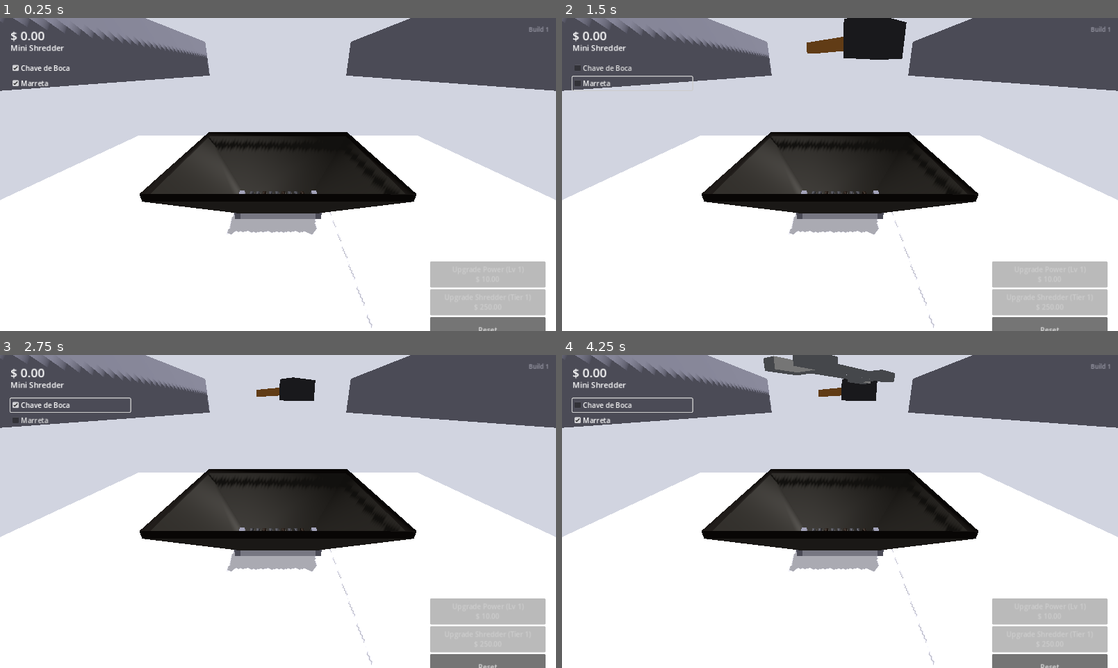
Above: before the commit, frames 1-4 (two rows, left to right).
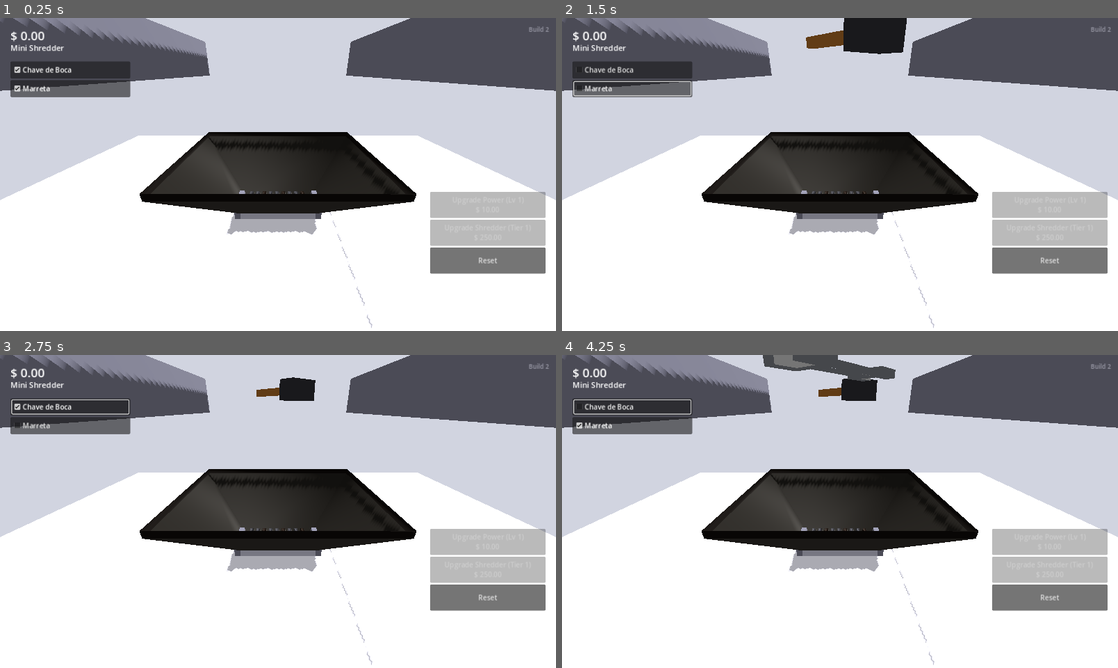
Above: after the commit, the same moments.

Repository: egongabaldo/deadweight
Game: Godot game, scene res://scenes/Main.tscn
Same seed, same stepped clock (60 frames per second), same inputs: the game is played once before the commit and once after it.
Inputs:
- Up to frame 1 (0.25 s): no input
- Up to frame 2 (1.5 s): click "Chave de Boca" at 0.5 s; click "Marreta" at 1.25 s
- Up to frame 3 (2.75 s): click "Chave de Boca" at 2 s
- Up to frame 4 (4.25 s): click "Marreta" at 2.75 s; click "Chave de Boca" at 3.5 s

The runs differ from the first frame. In frame 1, 11% of the frame differs, in the area x 1-99%, y 2-100%; in frame 2, 11%; in frame 3, 11%; in frame 4, 12%, in the area x 1-99%, y 0-100%.

Commit message:
Fix item spawn embedding in belt, add camera pan, fit reset button on screen
- Items spawned with their center at belt-surface height, so half of each
  one was embedded in the belt's collider (added upstream) and popped out
  violently the moment it was picked up. Spawn each item resting on top of
  the belt instead, using its own collision height.
- Add Ctrl+left-drag camera panning (right-drag still orbits, plain
  left-drag still picks up items).
- Move the shop panel up — the Power/Tier buttons' two-line text pushes
  their real height well past their custom_minimum_size, which was
  shoving the Reset button below the visible viewport.
- Give the item-type toggle checkboxes the same background as the shop
  buttons (reusing the actual Button theme stylebox) instead of a bare
  checkbox with no fill.

Co-Authored-By: Claude Sonnet 5 <noreply@anthropic.com>

Diff:
--- a/scenes/Main.tscn
+++ b/scenes/Main.tscn
@@ -37,15 +37,15 @@
 material = SubResource("StandardMaterial3D_belt")
 size = Vector3(2.4, 0.3, 5)
 
+[sub_resource type="BoxShape3D" id="BoxShape3D_belt"]
+size = Vector3(2.4, 0.3, 5)
+
 [sub_resource type="StandardMaterial3D" id="StandardMaterial3D_rail"]
 albedo_color = Color(0.35, 0.35, 0.4, 1)
 
 [sub_resource type="BoxMesh" id="BoxMesh_rail"]
 material = SubResource("StandardMaterial3D_rail")
 size = Vector3(0.2, 0.5, 5)
-
-[sub_resource type="BoxShape3D" id="BoxShape3D_belt"]
-size = Vector3(2.4, 0.3, 5)
 
 [sub_resource type="BoxShape3D" id="BoxShape3D_rail"]
 size = Vector3(0.2, 0.5, 5)
@@ -213,7 +213,7 @@
 
 [node name="ShopPanel" type="VBoxContainer" parent="HUD"]
 offset_left = 990.0
-offset_top = 560.0
+offset_top = 400.0
 offset_right = 1256.0
 offset_bottom = 700.0
 
--- a/scripts/BuildInfo.gd
+++ b/scripts/BuildInfo.gd
@@ -3,4 +3,4 @@
 ## they're on the same version. Bump BUILD_NUMBER by 1 every time you push
 ## a change to the game — see CLAUDE.md.
 
-const BUILD_NUMBER: int = 1
+const BUILD_NUMBER: int = 2
--- a/scripts/Main.gd
+++ b/scripts/Main.gd
@@ -55,13 +55,21 @@
 func _build_item_toggles() -> void:
 	_item_enabled.resize(item_scenes.size())
 	_item_enabled.fill(true)
+	# Reuse the theme's actual Button background so the toggle rows visually
+	# match the shop buttons instead of guessing a color by hand. Main is a
+	# Node3D (no theme lookup of its own), so borrow it from a Control.
+	var row_style: StyleBox = power_button.get_theme_stylebox("normal", "Button")
 	for i in item_scenes.size():
 		var label: String = item_names[i] if i < item_names.size() else "Item %d" % (i + 1)
 		var check_box := CheckBox.new()
 		check_box.text = label
 		check_box.button_pressed = true
 		check_box.toggled.connect(_on_item_toggled.bind(i))
-		item_toggle_list.add_child(check_box)
+
+		var row := PanelContainer.new()
+		row.add_theme_stylebox_override("panel", row_style)
+		row.add_child(check_box)
+		item_toggle_list.add_child(row)
 
 
 func _on_item_toggled(pressed: bool, index: int) -> void:
@@ -80,8 +88,12 @@
 	var chosen_scene: PackedScene = item_scenes[enabled_indices[randi() % enabled_indices.size()]]
 	var item: ShreddableItem = chosen_scene.instantiate()
 	add_child(item)
+	# Rest the item's own collision bottom exactly on the belt surface — the
+	# spawn marker sits AT that surface, so a bare offset of 0 would spawn
+	# the item's center there, embedding half of it inside the belt's
+	# collider and popping out violently the moment it's picked up.
 	item.global_position = spawn_point.global_position + Vector3(
-		randf_range(-0.3, 0.3), 0.0, randf_range(-0.15, 0.15)
+		randf_range(-0.3, 0.3), item.get_rest_height_offset() + 0.02, randf_range(-0.15, 0.15)
 	)
 	item.rotation.y = randf_range(0.0, TAU)
 	item.belt_target = conveyor_end.global_position
--- a/scripts/OrbitCamera.gd
+++ b/scripts/OrbitCamera.gd
@@ -1,8 +1,8 @@
 extends Camera3D
 ## Right-click-drag orbit camera. Always looks at `target` (the shredder,
 ## by default) and lets the player drag around it to look from any angle.
-## Only reacts to the right mouse button — left-click dragging is reserved
-## for picking up ShreddableItems.
+## Ctrl+left-drag pans that look-at target instead — plain left-click
+## dragging (no Ctrl) is reserved for picking up ShreddableItems.
 
 @export var target: Vector3 = Vector3(0.0, 1.8, 1.0)
 @export var distance: float = 7.0
@@ -14,8 +14,10 @@
 @export var min_distance: float = 2.0
 @export var max_distance: float = 40.0
 @export var zoom_step: float = 2.0
+@export var pan_speed: float = 0.0025
 
 var _dragging: bool = false
+var _panning: bool = false
 
 
 func _ready() -> void:
@@ -25,9 +27,21 @@
 func _unhandled_input(event: InputEvent) -> void:
 	if event is InputEventMouseButton and event.button_index == MOUSE_BUTTON_RIGHT:
 		_dragging = event.pressed
+	elif event is InputEventMouseButton and event.button_index == MOUSE_BUTTON_LEFT:
+		if event.pressed and event.ctrl_pressed:
+			_panning = true
+		elif not event.pressed:
+			_panning = false
 	elif event is InputEventMouseMotion and _dragging:
 		yaw -= event.relative.x * sensitivity
 		pitch = clamp(pitch - event.relative.y * sensitivity, min_pitch, max_pitch)
+		_update_transform()
+	elif event is InputEventMouseMotion and _panning:
+		# Scaled by distance so a screen-pixel of drag pans by the same
+		# apparent amount whether zoomed in close or far out.
+		var pan_scale: float = distance * pan_speed
+		target -= global_transform.basis.x * event.relative.x * pan_scale
+		target += global_transform.basis.y * event.relative.y * pan_scale
 		_update_transform()
 	elif event is InputEventMouseButton and event.pressed and event.button_index == MOUSE_BUTTON_WHEEL_UP:
 		distance = clamp(distance - zoom_step, min_distance, max_distance)
--- a/scripts/ShreddableItem.gd
+++ b/scripts/ShreddableItem.gd
@@ -66,6 +66,10 @@
 func _on_input_event(_camera: Node, event: InputEvent, click_position: Vector3, _normal: Vector3, _shape_idx: int) -> void:
 	if event is InputEventMouseButton and event.button_index == MOUSE_BUTTON_LEFT:
 		if event.pressed:
+			if event.ctrl_pressed:
+				# Ctrl+left-drag is reserved for panning the camera (see
+				# OrbitCamera.gd) — don't also start picking the item up.
+				return
 			dragging = true
 			on_belt = false
 			freeze = false
@@ -194,3 +198,12 @@
 			var size: Vector3 = (child.shape as BoxShape3D).size
 			return Vector2(size.x, size.z).length() / 2.0
 	return 0.5
+
+
+## Half the item's own collision height, so a spawner can rest it exactly on
+## top of a surface instead of guessing an offset per item type.
+func get_rest_height_offset() -> float:
+	for child in get_children():
+		if child is CollisionShape3D and child.shape is BoxShape3D:
+			return (child.shape as BoxShape3D).size.y / 2.0
+	return 0.1
Not shown: 1 places in scenes/Main.tscn that only renumber resources
